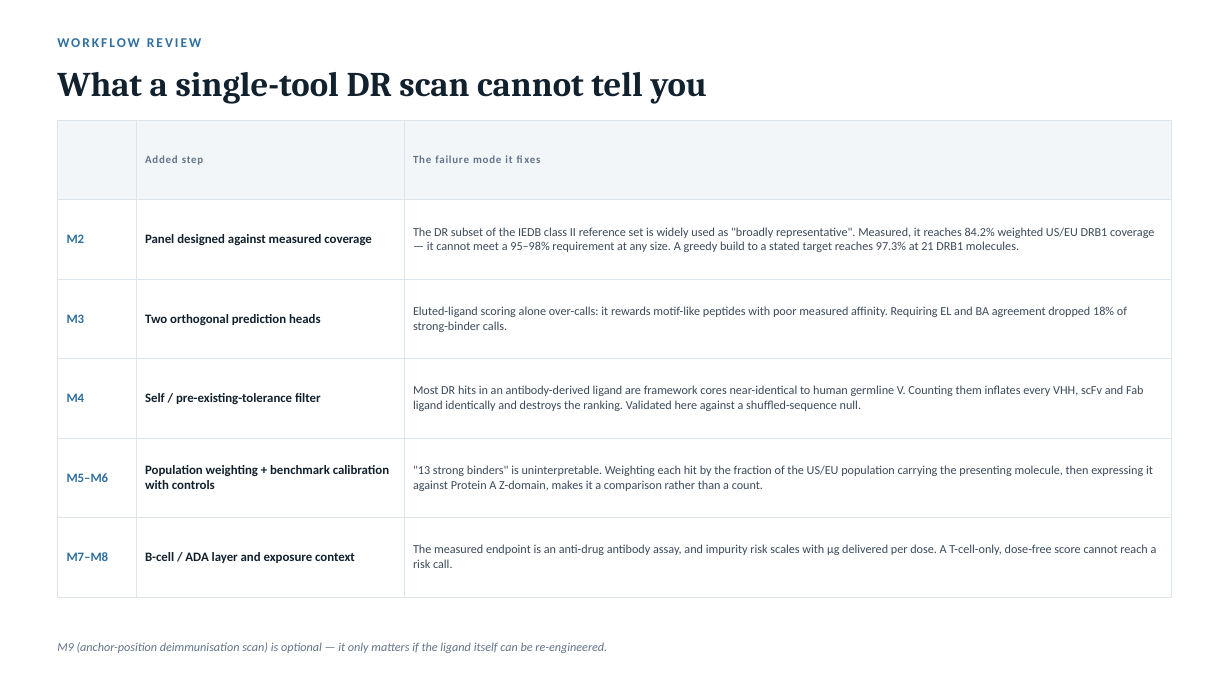
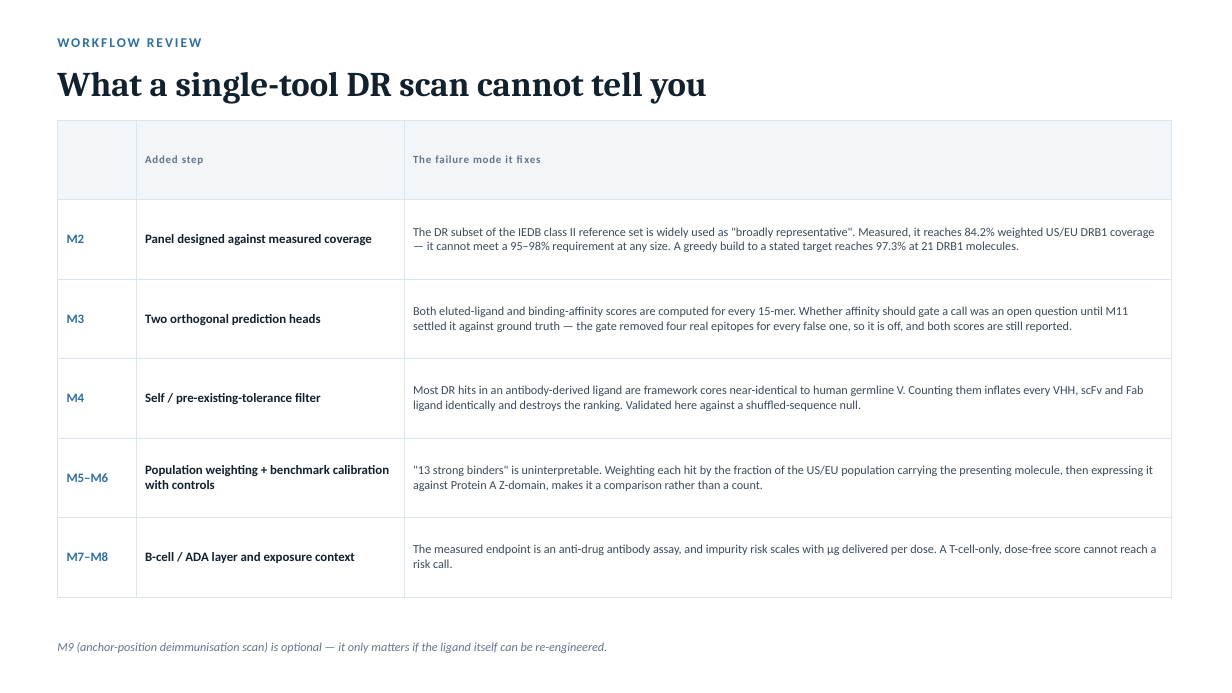
Before and after one commit to YuhaoWang-crypto/ClaudeCode, a slide deck: slide 3 of hla_ligand_immunogenicity/report.pptx. Drawn at 1232x693 pixels with LibreOffice and Linux fonts; fonts in the diff are those of the drawing. Boxes give left, top, right and bottom in pixels: in the first picture for what was removed or moved away, otherwise in the second. Text is boxed around its words. In the diff, an @@ line names an element or a change of style, - is before the commit and + after.

```diff
--- a/hla_ligand_immunogenicity/report.pptx
+++ b/hla_ligand_immunogenicity/report.pptx
@@ table at [57, 120, 1172, 572] @@
-row 3, column 3: Eluted-ligand scoring alone over-calls: it rewards motif-like peptides with poor measured affinity. Requiring EL and BA agreement dropped 18% of strong-binder calls.
+row 3, column 3: Both eluted-ligand and binding-affinity scores are computed for every 15-mer. Whether affinity should gate a call was an open question until M11 settled it against ground truth — the gate removed four real epitopes for every false one, so it is off, and both scores are still reported.
```
Also in this commit, not shown: 5 other slides changed, 1 slide added, 25 other files.
